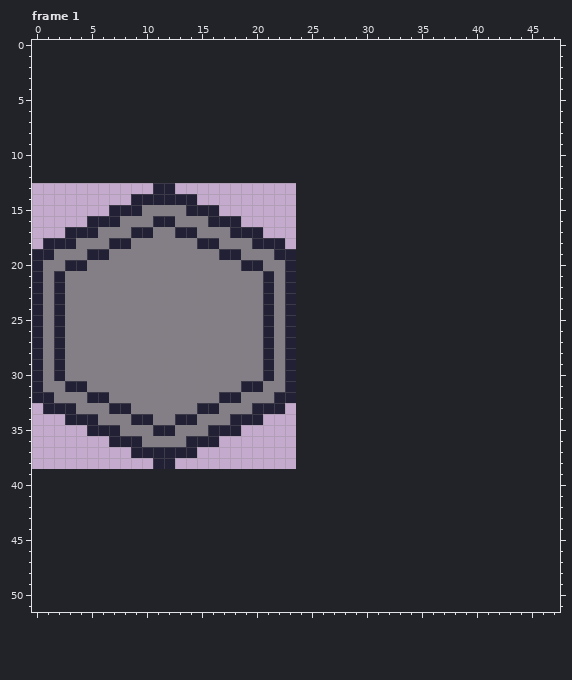
A pixel-art file gets an edit: assets/sprites_raw/BaseHexagon.ase. The first picture shows the starting point.
24x26 pixels, 7 frames. Shown: frame 1. The old version is drawn lined up with the new one, on the new canvas. The commit also changed other frames, which this record leaves out.
And afterwards:
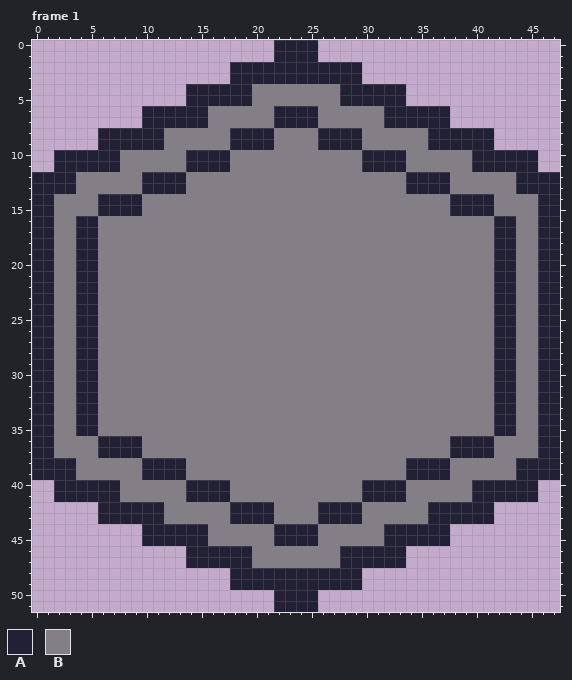
Palette (. is transparent): A #222034  B #847e87
What changed:
canvas 24x26 -> 48x52, the old top-left corner now at 0,13
Changed rows in their new state; - is an unchanged pixel.
Frame 1:
first column x 0:
 0 ----------------------AAAA----------------------
 1 ----------------------AAAA----------------------
 2 ------------------AAAAAAAAAAAA------------------
 3 ------------------AAAAAAAAAAAA------------------
 4 --------------AAAAAABBBBBBBBAAAAAA--------------
 5 --------------AAAAAABBBBBBBBAAAAAA--------------
 6 ----------AAAAAABBBBBBAAAABBBBBBAAAAAA----------
 7 ----------AAAAAABBBBBBAAAABBBBBBAAAAAA----------
 8 ------AAAAAABBBBBBAAAABBBBAAAABBBBBBAAAAAA------
 9 ------AAAAAABBBBBBAAAABBBBAAAABBBBBBAAAAAA------
10 --AAAAAABBBBBBAAAABBBBBBBBBBBBAAAABBBBBBAAAAAA--
11 --AAAAAABBBBBBAAAABBBBBBBBBBBBAAAABBBBBBAAAAAA--
12 AAAABBBBBBAAAABBBBBBBBBBBBBBBBBBBBAAAABBBBBBAAAA
13 AAAABBBBBBA--ABBBBBBBBBBBBBBBBBBBBAAAABBBBBBAAAA
14 AABBBBAAA-BBBBBBBBBBBBBBBBBBBBBBBBBBBBAAAABBBBAA
15 AABBBBA-------BBBBBBBBBBBBBBBBBBBBBBBBAAAABBBBAA
16 AABBA-BB---BB---BBBBBBBBBBBBBBBBBBBBBBBBBBAABBAA
17 AABB-----BB--BB---BBBBBBBBBBBBBBBBBBBBBBBBAABBAA
18 A-BBAA-BB------BB---BBBBBBBBBBBBBBBBBBBBBBAABBAA
19 ----A-B----------BB---BBBBBBBBBBBBBBBBBBBBAABBAA
20 -A-B-A-------------BB--BBBBBBBBBBBBBBBBBBBAABBAA
21 -AB-AA---------------B-BBBBBBBBBBBBBBBBBBBAABBAA
22 -AB-AA---------------B-BBBBBBBBBBBBBBBBBBBAABBAA
23 -AB-AA---------------B-BBBBBBBBBBBBBBBBBBBAABBAA
24 -AB-AA---------------B-BBBBBBBBBBBBBBBBBBBAABBAA
25 -AB-AA---------------B-BBBBBBBBBBBBBBBBBBBAABBAA
26 -AB-AA---------------B-BBBBBBBBBBBBBBBBBBBAABBAA
27 -AB-AA---------------B-BBBBBBBBBBBBBBBBBBBAABBAA
28 -AB-AA---------------B-BBBBBBBBBBBBBBBBBBBAABBAA
29 -AB-AA---------------B-BBBBBBBBBBBBBBBBBBBAABBAA
30 -AB-AA---------------B-BBBBBBBBBBBBBBBBBBBAABBAA
31 -A-B-A-------------BB--BBBBBBBBBBBBBBBBBBBAABBAA
32 ----A-B----------BB---BBBBBBBBBBBBBBBBBBBBAABBAA
33 A-BBAA-BB------BB---BBBBBBBBBBBBBBBBBBBBBBAABBAA
34 AABB-----BB--BB---BBBBBBBBBBBBBBBBBBBBBBBBAABBAA
35 AABBA-BB---BB---BBBBBBBBBBBBBBBBBBBBBBBBBBAABBAA
36 AABBBBA-------BBBBBBBBBBBBBBBBBBBBBBBBAAAABBBBAA
37 AABBBBAAA-BBBBBBBBBBBBBBBBBBBBBBBBBBBBAAAABBBBAA
38 AAAABBBBBBA--ABBBBBBBBBBBBBBBBBBBBAAAABBBBBBAAAA
39 AAAABBBBBBAAAABBBBBBBBBBBBBBBBBBBBAAAABBBBBBAAAA
40 --AAAAAABBBBBBAAAABBBBBBBBBBBBAAAABBBBBBAAAAAA--
41 --AAAAAABBBBBBAAAABBBBBBBBBBBBAAAABBBBBBAAAAAA--
42 ------AAAAAABBBBBBAAAABBBBAAAABBBBBBAAAAAA------
43 ------AAAAAABBBBBBAAAABBBBAAAABBBBBBAAAAAA------
44 ----------AAAAAABBBBBBAAAABBBBBBAAAAAA----------
45 ----------AAAAAABBBBBBAAAABBBBBBAAAAAA----------
46 --------------AAAAAABBBBBBBBAAAAAA--------------
47 --------------AAAAAABBBBBBBBAAAAAA--------------
48 ------------------AAAAAAAAAAAA------------------
49 ------------------AAAAAAAAAAAA------------------
50 ----------------------AAAA----------------------
51 ----------------------AAAA----------------------
